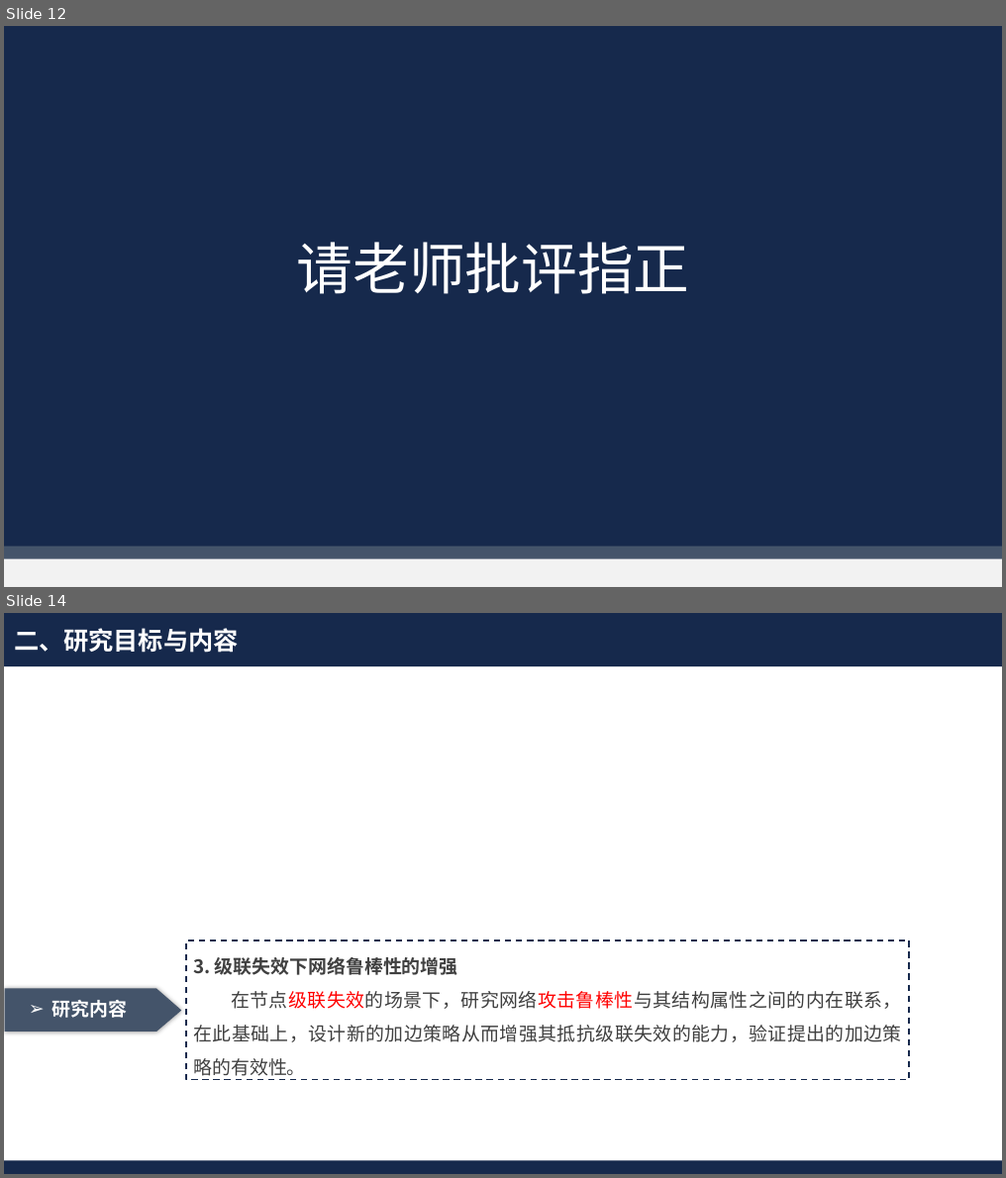
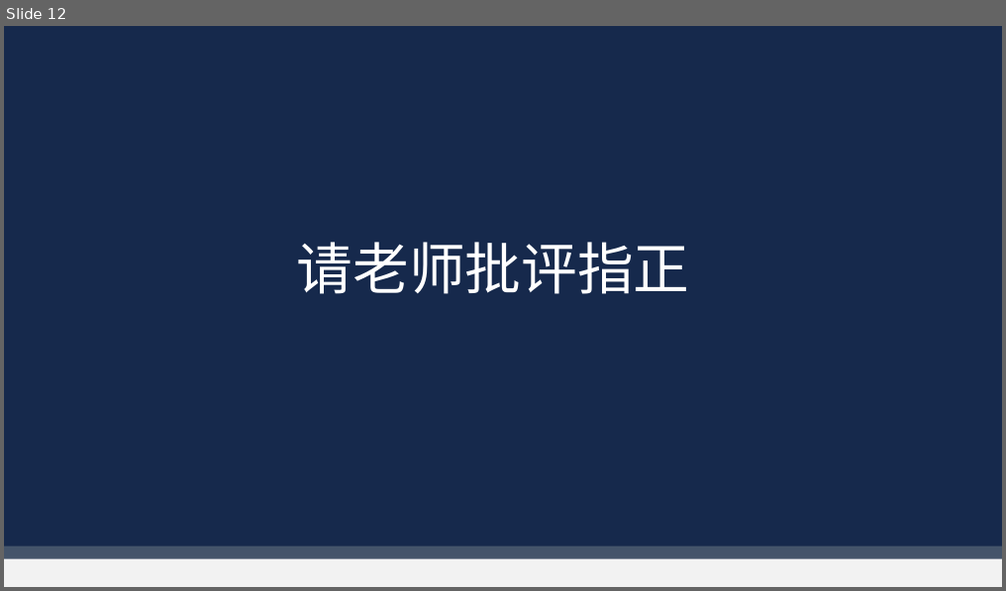
Before and after one commit to Akihi7777/day-day-up, a slide deck: 毕业近在咫尺/开题答辩.pptx. Shown one above the other, each under a label of ours: slides 12 and 14 before the commit, slide 12 after it; the slides between them are not shown. The pictures are 1006x1178 and 1006x591 pixels, drawn with LibreOffice and Linux fonts; fonts in the diff are those of the drawing; background and template pictures are left out. Boxes give left, top, right and bottom in pixels: in the first picture for what was removed or moved away, otherwise in the second. Text is boxed around its words. In the diff, an @@ line names an element or a change of style, - is before the commit and + after.

```diff
--- a/毕业近在咫尺/开题答辩.pptx
+++ b/毕业近在咫尺/开题答辩.pptx
@@ slide 14 removed at (4, 613, 1002, 1174), background #FFFFFF @@
@@ rectangle removed at (4, 613, 1002, 666) @@
@@ text removed at (14, 628, 239, 653) @@
-二、研究目标与内容
@@ rectangle removed at (186, 940, 909, 1080) @@
-3. 级联失效下网络鲁棒性的增强
-在节点级联失效的场景下，研究网络攻击鲁棒性与其结构属性之间的内在联系，在此基础上，设计新的加边策略从而增强其抵抗级联失效的能力，验证提出的加边策略的有效性。
@@ freeform shape removed at (5, 989, 181, 1032) @@
@@ text removed at (52, 1000, 127, 1018) @@
-➢ 研究内容
@@ rectangle removed at (4, 1161, 1002, 1174) @@
```
Also in this commit, not shown: 4 slides changed, 1 other slide removed, 1 other file.
